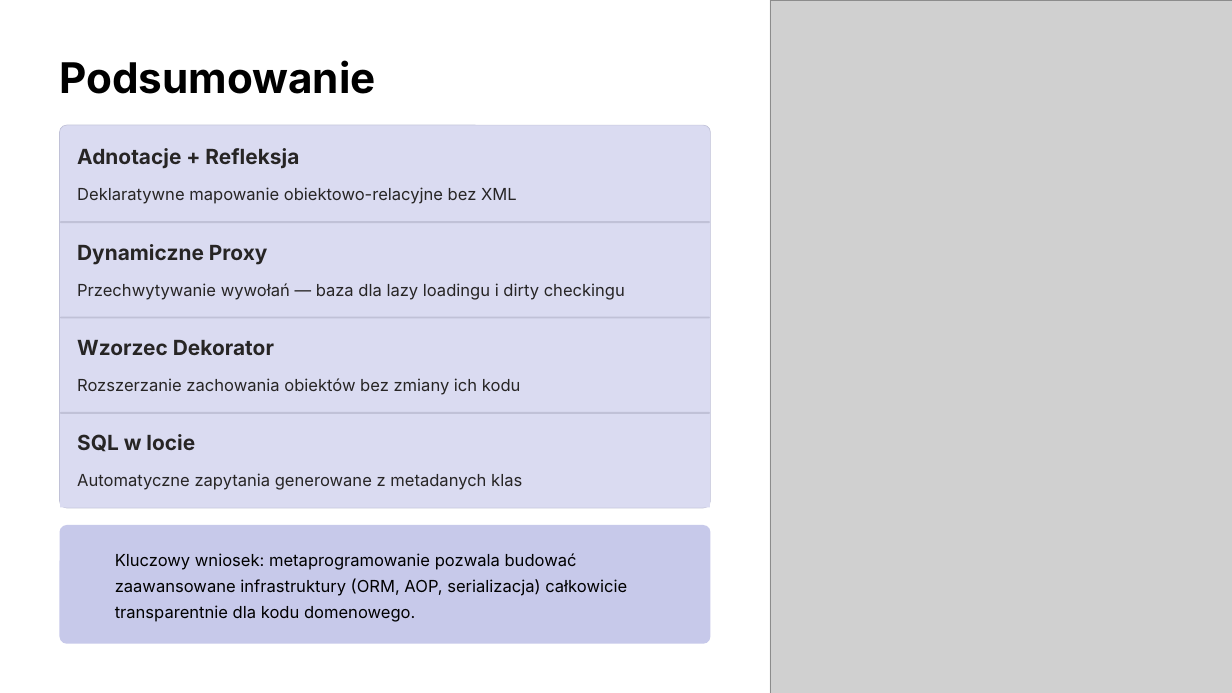
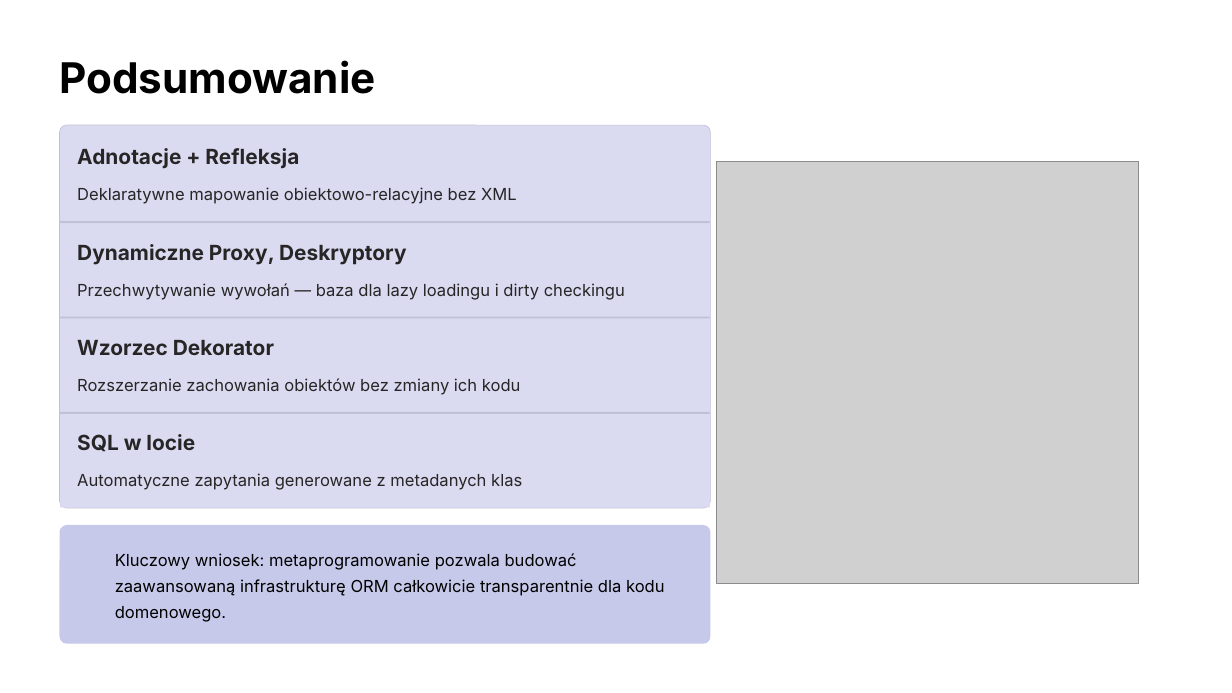
Before and after one commit to KabaKG/JPWP_ORM, a slide deck: slide 14 of ORM.pptx (slide 11 before the commit). Drawn at 1232x693 pixels with LibreOffice and Linux fonts; fonts in the diff are those of the drawing; grey boxes stand for pictures; background and template pictures are left out. Boxes give left, top, right and bottom in pixels: in the first picture for what was removed or moved away, otherwise in the second. Text is boxed around its words. In the diff, an @@ line names an element or a change of style, - is before the commit and + after.

```diff
--- a/ORM.pptx
+++ b/ORM.pptx
@@ picture removed at <box>770,0,1232,693</box> @@
@@ picture added at <box>717,162,1138,583</box> @@
@@ text at <box>77,244,407,265</box>: text changed @@
-Dynamiczne Proxy
+Dynamiczne Proxy, Deskryptory
@@ text at <box>115,553,665,622</box>: text changed @@
-Kluczowy wniosek: metaprogramowanie pozwala budować zaawansowane infrastruktury (ORM, AOP, serializacja) całkowicie transparentnie dla kodu domenowego.
+Kluczowy wniosek: metaprogramowanie pozwala budować zaawansowaną infrastrukturę ORM całkowicie transparentnie dla kodu domenowego.
```
Also in this commit, not shown: 5 other slides changed, 6 slides added, 2 slides removed, 1 other file.
